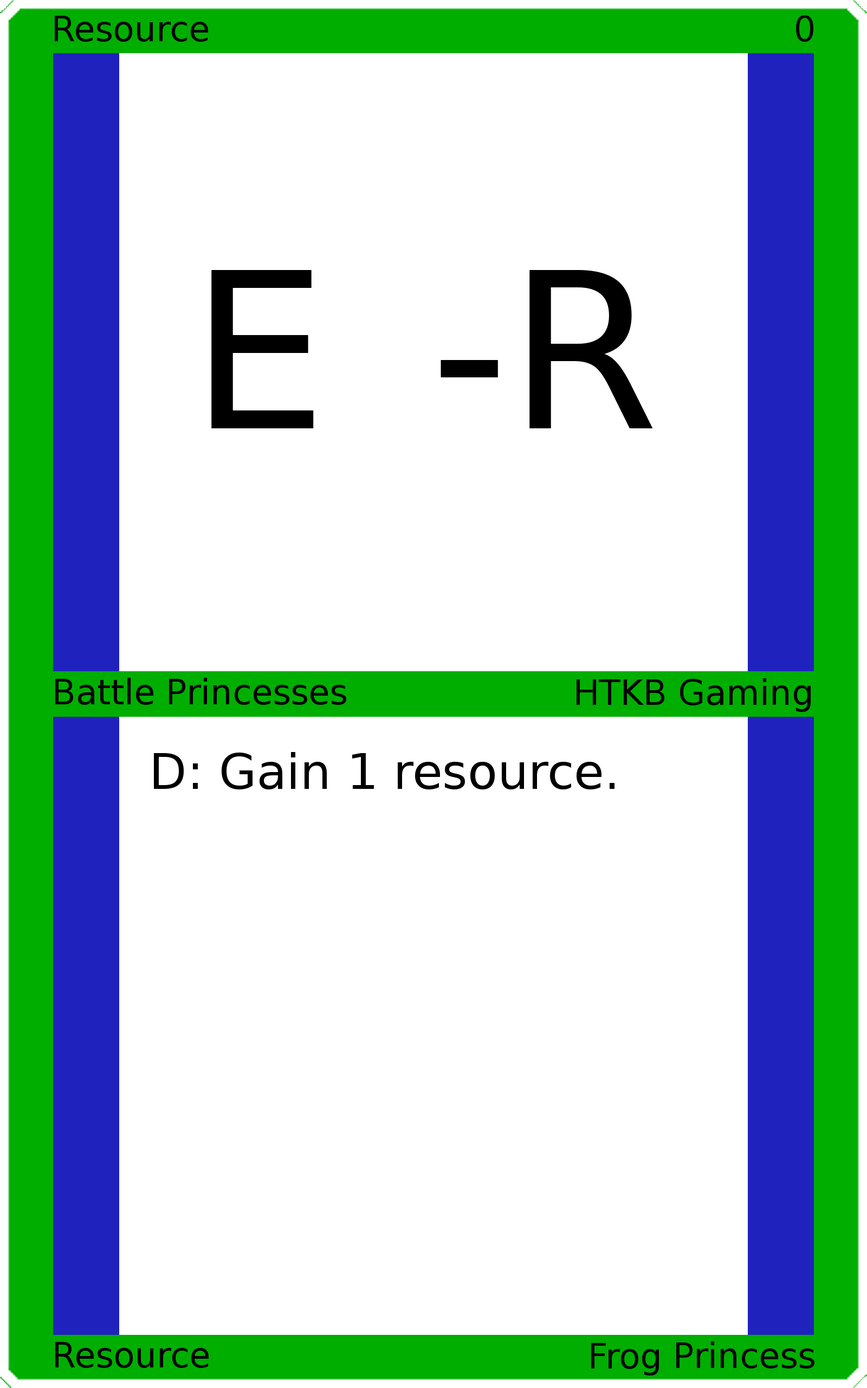
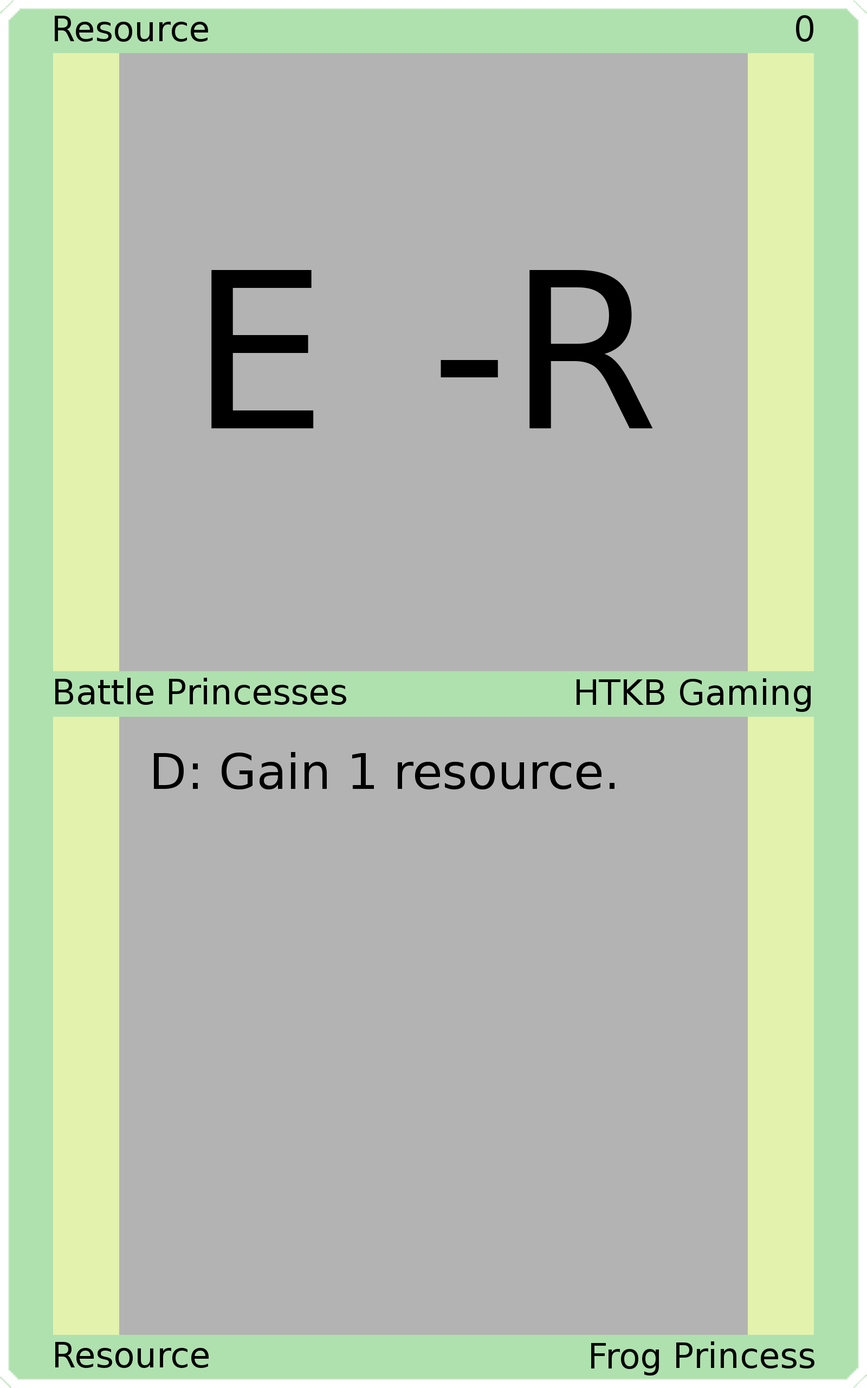
Two versions of the same layered image (867 × 1388). Layer-by-layer changes:
painted on "Border" over [0,0,867,1388]
painted on "Top Background" over [119,52,748,673]
painted on "Bottom Background" over [119,715,748,1336]
painted on "Background" over [35,35,832,1352]
